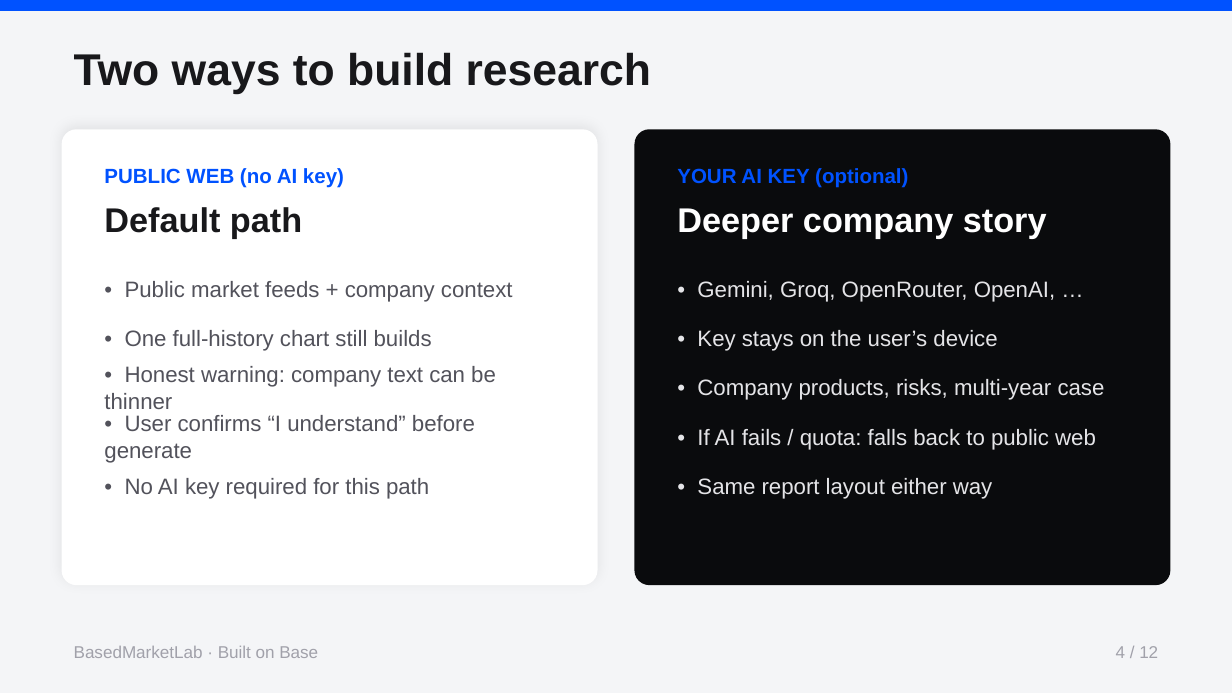
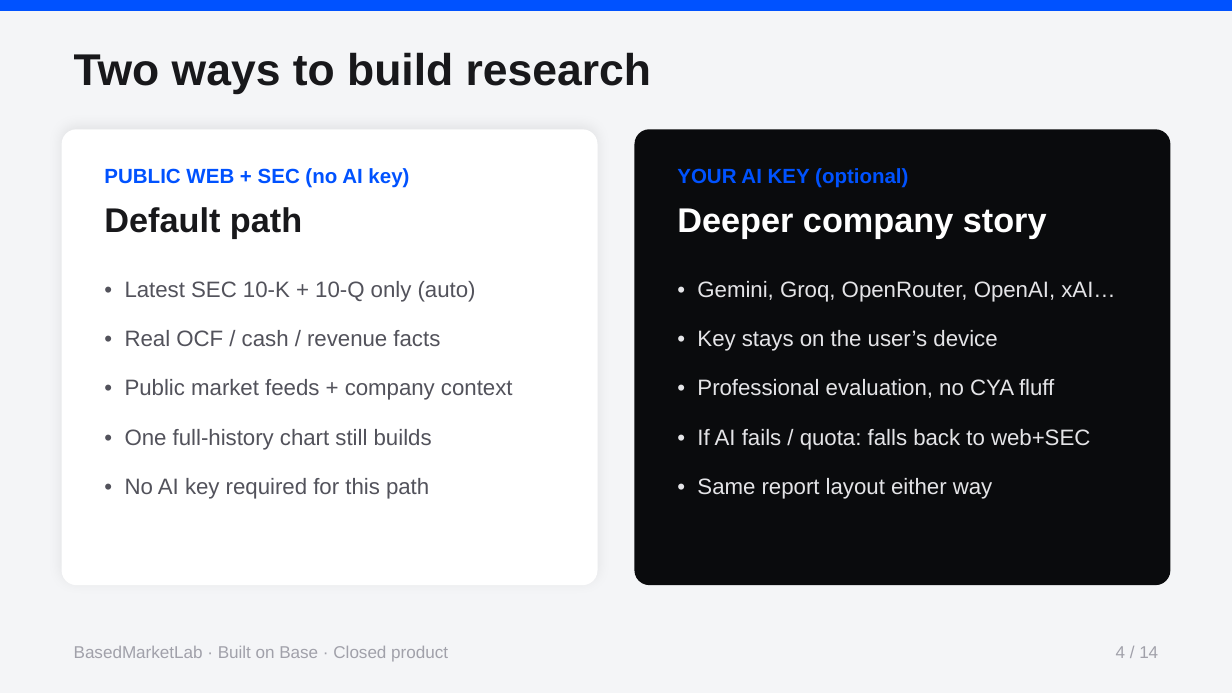
Before and after one commit to ikwo2x-ui/BasedCenter-site, a slide deck: slide 4 of presentations/BasedMarketLab-How-It-Works.pptx. Drawn at 1232x693 pixels with LibreOffice and Linux fonts; fonts in the diff are those of the drawing. Boxes give left, top, right and bottom in pixels: in the first picture for what was removed or moved away, otherwise in the second. Text is boxed around its words. In the diff, an @@ line names an element or a change of style, - is before the commit and + after.

Commit message:
Point live app to Vercel HTTPS; refresh BasedMarketLab deck ($0.10 USDC).
GitHub Pages is presentations + public front door only. Product source stays closed.

```diff
--- a/presentations/BasedMarketLab-How-It-Works.pptx
+++ b/presentations/BasedMarketLab-How-It-Works.pptx
@@ text at <box>104,168,409,188</box>: text changed @@
-PUBLIC WEB (no AI key)
+PUBLIC WEB + SEC (no AI key)
@@ text added at <box>125,281,476,302</box>, 13 pt, text #52525B @@
+• Latest SEC 10-K + 10-Q only (auto)
@@ text at <box>697,281,1115,302</box>: text changed @@
-• Gemini, Groq, OpenRouter, OpenAI, …
+• Gemini, Groq, OpenRouter, OpenAI, xAI…
@@ text added at <box>125,330,440,346</box>, 13 pt, text #52525B @@
+• Real OCF / cash / revenue facts
@@ text "• Public market feeds + ...": place and size @@
-text "• Public market feeds + ..." at <box>125,281,513,302</box>
+text "• Public market feeds + ..." at <box>125,379,513,400</box>
@@ text removed at <box>104,366,496,409</box> @@
-• Honest warning: company text can be thinner
@@ text at <box>697,379,1054,398</box>: text changed @@
-• Company products, risks, multi-year case
+• Professional evaluation, no CYA fluff
@@ text "• One full-history chart still ...": place and size @@
-text "• One full-history chart still ..." at <box>125,330,432,351</box>
+text "• One full-history chart still ..." at <box>125,429,432,450</box>
@@ text removed at <box>104,415,475,463</box> @@
-• User confirms “I understand” before generate
@@ text at <box>697,429,1090,450</box>: text changed @@
-• If AI fails / quota: falls back to public web
+• If AI fails / quota: falls back to web+SEC
@@ text at <box>74,646,448,661</box>: text changed @@
-BasedMarketLab · Built on Base
+BasedMarketLab · Built on Base · Closed product
@@ text at <box>1116,646,1158,658</box>: text changed @@
-4 / 12
+4 / 14
```
Also in this commit, not shown: 9 other slides changed, 4 slides added, 2 slides removed, 4 other files.
